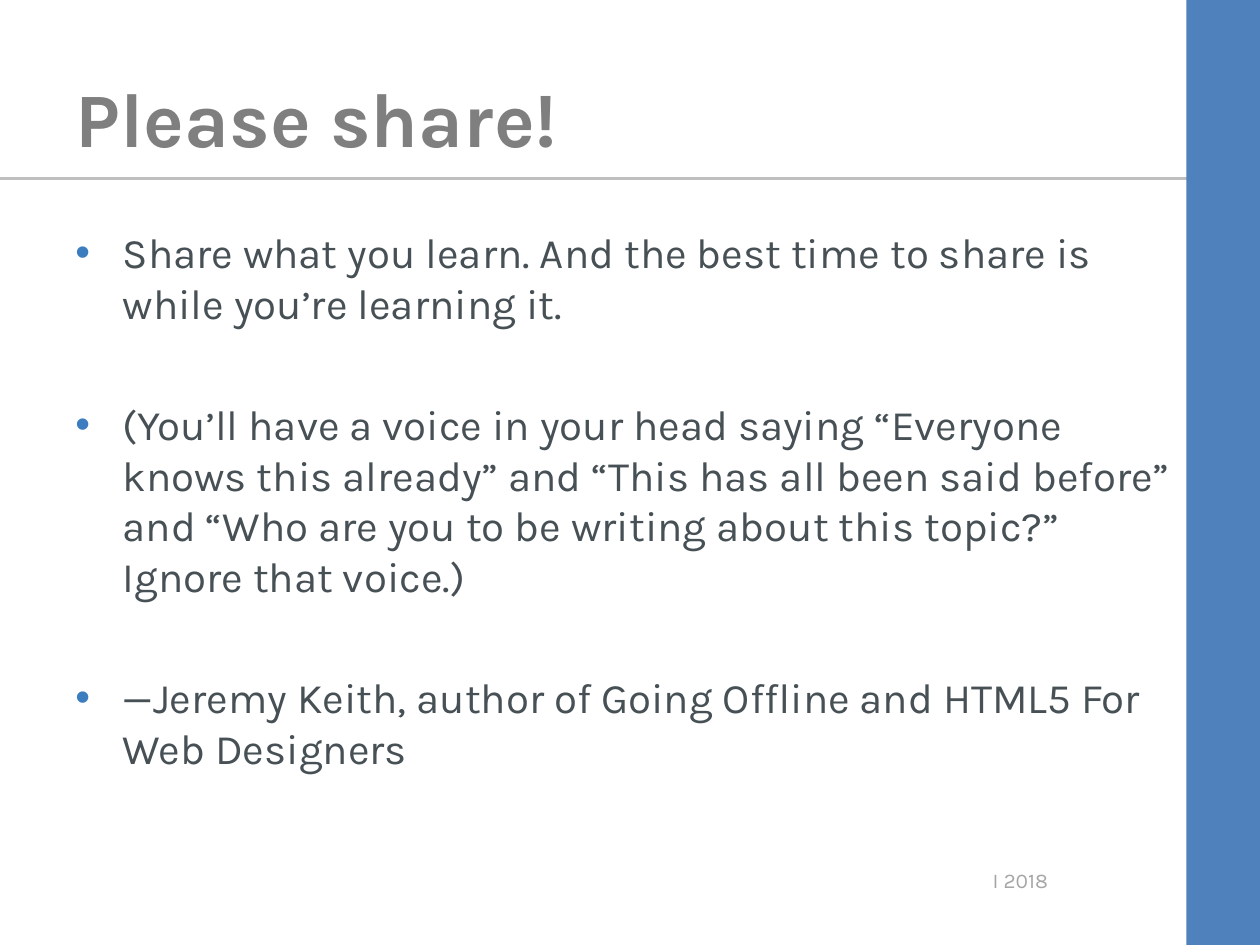
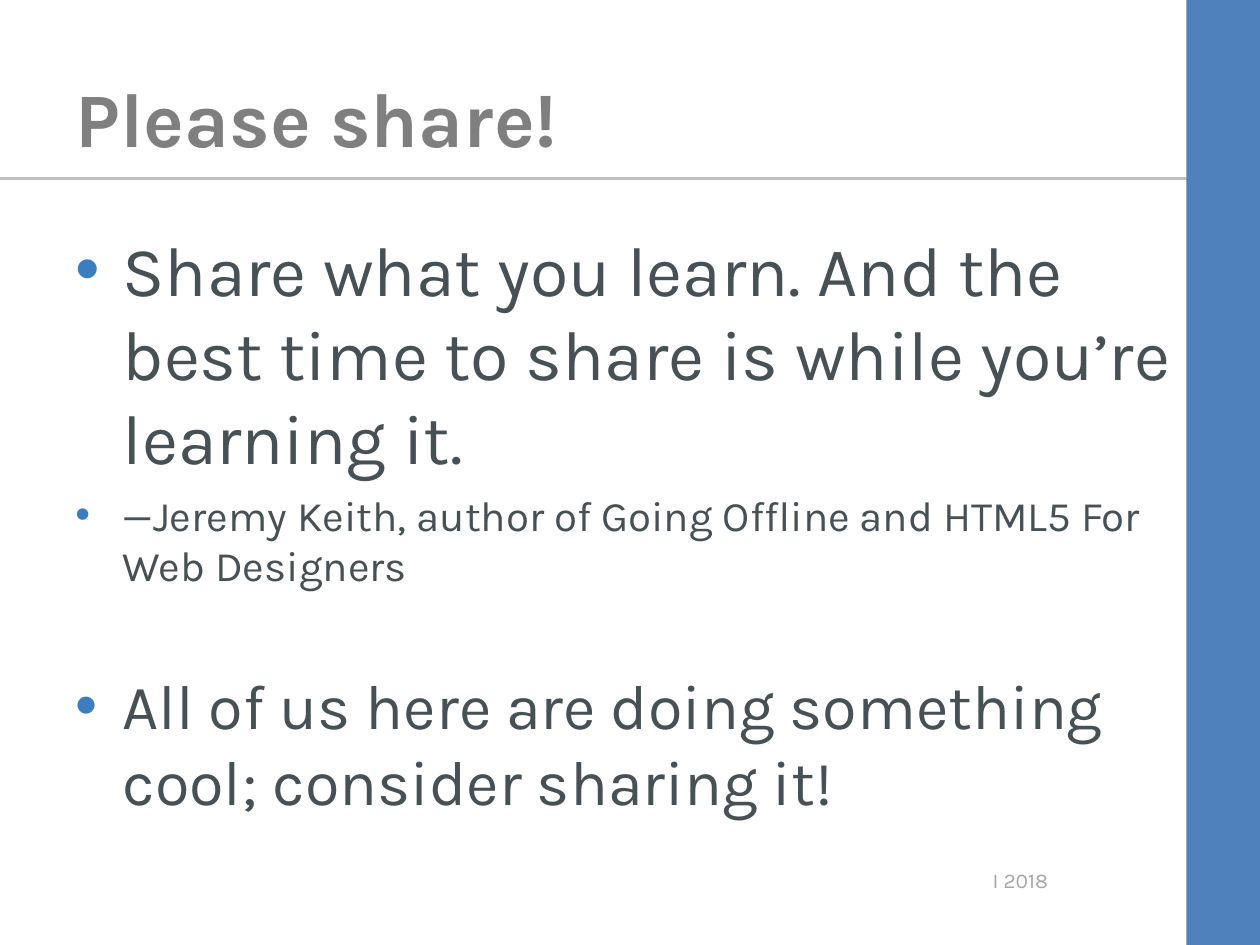
Before and after one commit to kimtuck/WebAssembly, a slide deck: slide 2 of webassembly.ppt. Drawn at 1260x945 pixels with LibreOffice and Linux fonts; fonts in the diff are those of the drawing; background and template pictures are left out. Boxes give left, top, right and bottom in pixels: in the first picture for what was removed or moved away, otherwise in the second. Text is boxed around its words. In the diff, an @@ line names an element or a change of style, - is before the commit and + after.

```diff
--- a/webassembly.ppt
+++ b/webassembly.ppt
@@ text at bbox=[123, 248, 1170, 480]: size 24 to 40 pt in "Share what you learn. And the best ..."; more space between paragraphs @@
@@ text at bbox=[123, 409, 1169, 603]: paragraph removed @@
-• (You’ll have a voice in your head saying “Everyone knows this already” and “This has all been said before” and “Who are you to be writing about this topic?” Ignore that voice.)
@@ text at bbox=[123, 685, 1103, 820]: paragraph added @@
+• All of us here are doing something cool; consider sharing it!
```
Also in this commit, not shown: 1 other slide changed.
